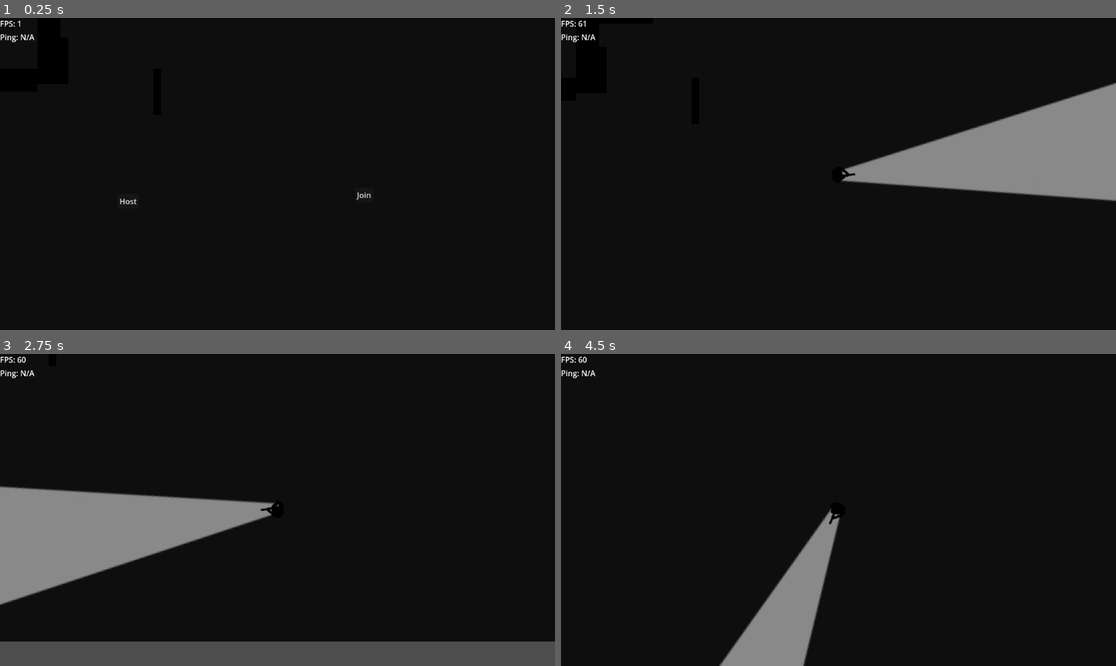
Above: before the commit, frames 1-4 (two rows, left to right).
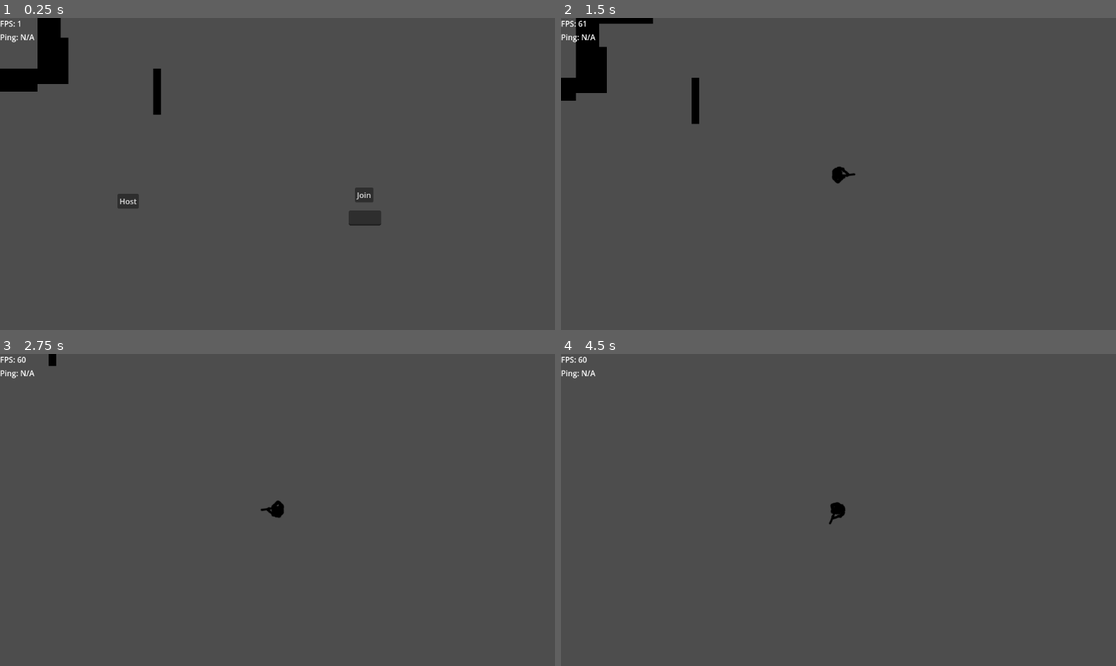
Above: after the commit, the same moments.

Repository: OskarSan/topdownshooter
Game: Godot game, scene res://scenes/world.tscn
The game is run twice, just before and just after one commit, with the same random seed, the same clock (stepped at 60 frames per second) and the same inputs.
Inputs (mouse positions are in pixels of both pictures, inside the frame that each line leads up to):
- Up to frame 1 (0.25 s): no input
- Up to frame 2 (1.5 s): click "Host" at 0.5 s; move the mouse to (960, 158) at 1.27 s; hold D (move_right) from 1.28 s (still down); click (960, 158) at 1.35 s
- Up to frame 3 (2.75 s): move the mouse to (166, 525) at 2.02 s; release D (move_right) at 2.03 s; hold S (move_down) from 2.03 s (still down); tap Ctrl (sneak) at 2.1 s
- Up to frame 4 (4.5 s): move the mouse to (894, 441) at 2.77 s; release S (move_down) at 2.78 s; hold D (move_right) 2.78-3.53 s; click (894, 441) at 2.85 s; move the mouse to (810, 572) at 3.52 s; hold W (move_up) 3.53-4.28 s; tap Ctrl (sneak) at 3.6 s; tap Enter at 4.25 s; move the mouse to (1005, 556) at 4.27 s; hold A (move_left) from 4.28 s (still down); click (1005, 556) at 4.35 s

The runs differ from the first frame. In frame 1, 98% of the frame differs, in the area x 0-100%, y 0-100%; in frame 2, 98%; in frame 3, 92%; in frame 4, 100%.

Commit message:
servujuttu toimii

Diff:
--- a/scenes/HUD.tscn
+++ b/scenes/HUD.tscn
@@ -19,3 +19,8 @@
 offset_top = 55.0
 offset_right = 39.0
 offset_bottom = 78.0
+
+[node name="AddressLabel" type="Label" parent="."]
+offset_top = 83.0
+offset_right = 40.0
+offset_bottom = 106.0
--- a/scenes/multiplayer_test.tscn
+++ b/scenes/multiplayer_test.tscn
@@ -27,5 +27,11 @@
 _spawnable_scenes = PackedStringArray("res://scenes/player.tscn")
 spawn_path = NodePath("..")
 
+[node name="PortInput" type="LineEdit" parent="."]
+offset_left = 156.0
+offset_top = 95.0
+offset_right = 223.063
+offset_bottom = 126.0
+
 [connection signal="pressed" from="Host" to="." method="_on_host_pressed"]
 [connection signal="pressed" from="Join" to="." method="_on_join_pressed"]
--- a/scenes/player.tscn
+++ b/scenes/player.tscn
@@ -133,6 +133,7 @@
 wait_time = 0.05
 
 [node name="PointLight2D" type="PointLight2D" parent="."]
+visible = false
 light_mask = 2
 visibility_layer = 3
 z_index = 1
--- a/scenes/world.tscn
+++ b/scenes/world.tscn
@@ -219,6 +219,7 @@
 position = Vector2(-57, 51)
 
 [node name="BackGround" type="Area2D" parent="environment"]
+visible = false
 
 [node name="Sprite2D" type="Sprite2D" parent="environment/BackGround"]
 modulate = Color(0.169245, 0.169245, 0.169245, 1)
--- a/scripts/HUD.gd
+++ b/scripts/HUD.gd
@@ -3,6 +3,7 @@
 @onready var fps_label: Label = $FPSLabel
 @onready var ping_label: Label = $PingLabel
 @onready var debug_label: Label = $DebugLabel
+@onready var address_label: Label = $AddressLabel
 
 # Called when the node enters the scene tree for the first time.
 func _ready() -> void:
@@ -14,7 +15,6 @@
 	# update FPS
 	var fps = Performance.get_monitor(Performance.TIME_FPS)
 	fps_label.text = "FPS: %d" % fps
-
 	#update ping
 	if multiplayer.multiplayer_peer and multiplayer.multiplayer_peer is ENetMultiplayerPeer:
 		#var peer_id = multiplayer.get_unique_id()
@@ -23,9 +23,15 @@
 		else:
 			# Clients get their ping to the server
 			var packetPeer = multiplayer.get_multiplayer_peer().get_peer(1)
-			#packetPeer = ENetPacketPeer, get_peer(1) gets the server maybe?
+			#packetPeer = ENetPacketPeer, get_peer(1) == the host
+			#
+			#get_statistic(3):
+			#PEER_ROUND_TRIP_TIME = 3
+			#Mean packet round trip time for reliable packets.
+			#
 			ping_label.text = "Ping: %s ms" % packetPeer.get_statistic(3)
+			address_label.text = str("port: %s" % packetPeer.get_remote_port())
 
-		debug_label.text = str(multiplayer.get_unique_id())
+		debug_label.text = str("id: %d" % multiplayer.get_unique_id())
 	else:
 		ping_label.text = "Ping: N/A"
--- a/scripts/multiplayer_test.gd
+++ b/scripts/multiplayer_test.gd
@@ -2,21 +2,36 @@
 
 
 var peer = ENetMultiplayerPeer.new()
+var port = null
 @export var player_scene: PackedScene
 
 @onready var host_button: Button = $Host
 @onready var join_button: Button = $Join
+@onready var port_input: LineEdit = $PortInput
+
+
 
 func _ready():
+	if DisplayServer.get_name() == "headless":
+		print("Running in headless mode. Creating server automatically...")
+		create_server(1234)
+	else:
+		print("Not running in headless mode. Waiting for user input.")
 	multiplayer.peer_disconnected.connect(_on_peer_disconnected)
+
+func create_server(port: int):
+	self.port = port
+	peer.create_server(port)
+	multiplayer.multiplayer_peer = peer
+	multiplayer.peer_connected.connect(add_player)
 
 func _on_host_pressed() -> void:
 	host_button.hide()
 	join_button.hide()
+	port_input.hide()
 	peer.create_server(3000)
 	multiplayer.multiplayer_peer = peer
 	multiplayer.peer_connected.connect(add_player)
-
 	add_player(multiplayer.get_unique_id())
 
 func add_player(peer_id):
@@ -24,13 +39,12 @@
 	player.name = str(peer_id)
 	add_child(player)
 
-
 func _on_join_pressed() -> void:
 	host_button.hide()
 	join_button.hide()
-	peer.create_client("localhost", 3000)
+	port_input.hide()
+	peer.create_client("localhost", int(port_input.get_text()))
 	multiplayer.multiplayer_peer = peer
-
 
 func _on_peer_disconnected(id: int):
 	var player_name = str(id)
